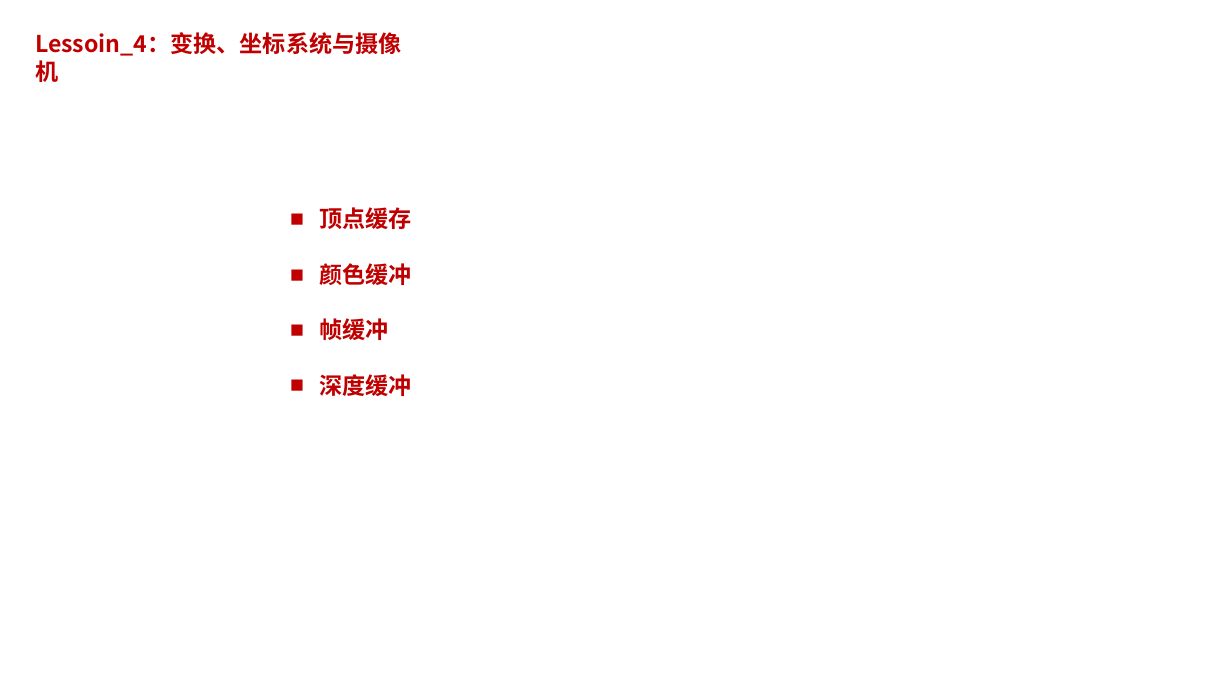
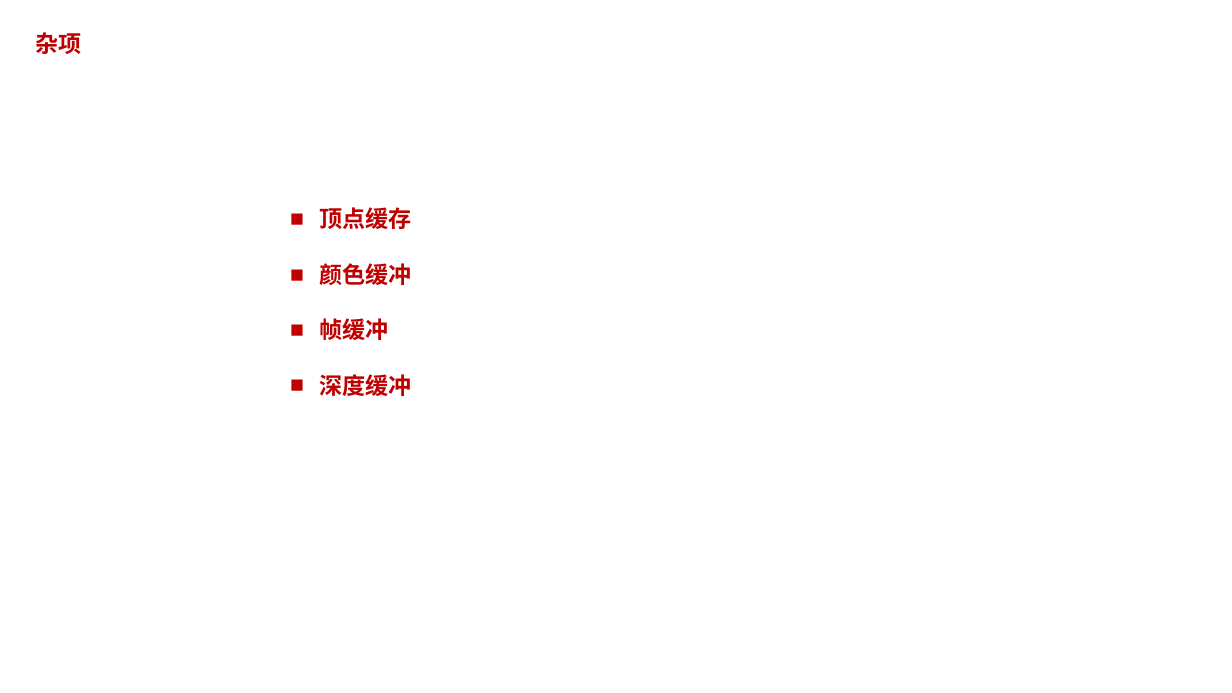
Before and after one commit to pczpcz/OpenglLearning, a slide deck: slide 25 of note/note.pptx (slide 18 before the commit). Drawn at 1232x693 pixels with LibreOffice and Linux fonts; fonts in the diff are those of the drawing. Boxes give left, top, right and bottom in pixels: in the first picture for what was removed or moved away, otherwise in the second. Text is boxed around its words. In the diff, an @@ line names an element or a change of style, - is before the commit and + after.

```diff
--- a/note/note.pptx
+++ b/note/note.pptx
@@ text removed at <box>35,32,401,56</box> @@
-Lessoin_4：变换、坐标系统与摄像机
@@ text added at <box>35,32,81,54</box>, 18 pt, text #C00000, bold @@
+杂项
```
Also in this commit, not shown: 3 other slides changed, 7 slides added.
